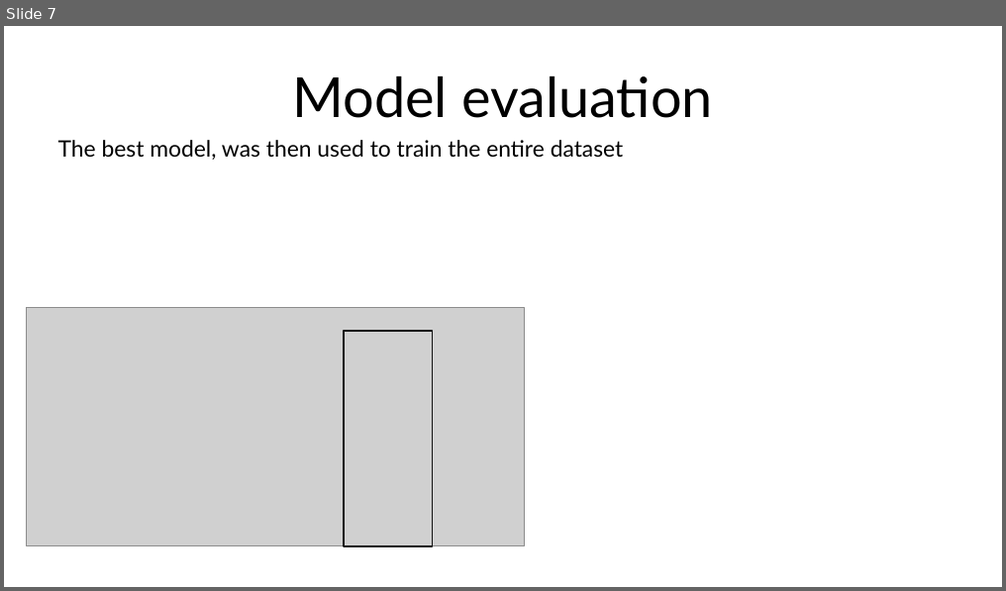
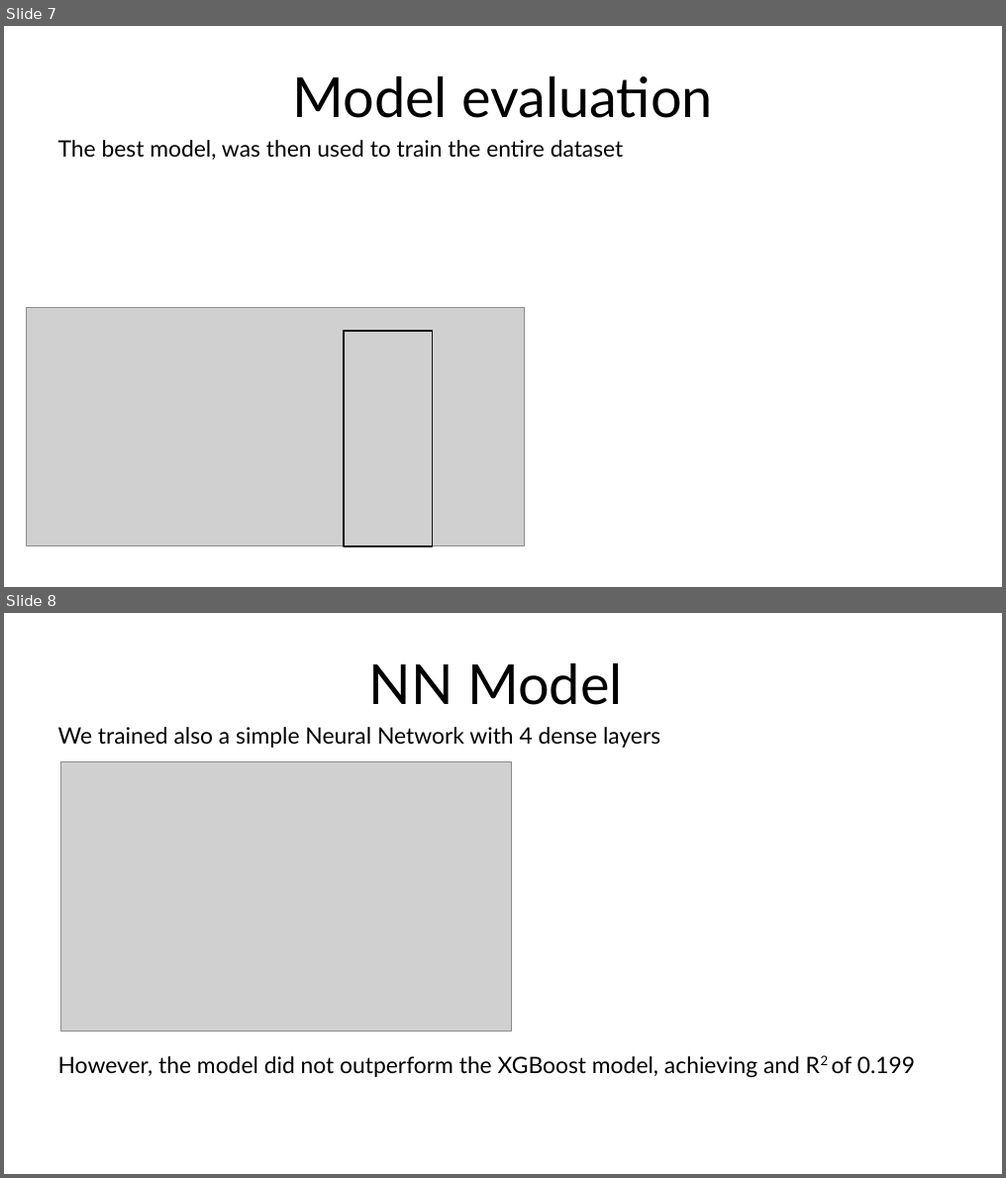
Before and after one commit to abourang/Zillow, a slide deck: presentation/Presentation.odp. Shown one above the other, each under a label of ours: slide 7 before the commit, slides 7 and 8 after it. The pictures are 1006x591 and 1006x1178 pixels, drawn with LibreOffice and Linux fonts; fonts in the diff are those of the drawing; grey boxes stand for pictures. Boxes give left, top, right and bottom in pixels: in the first picture for what was removed or moved away, otherwise in the second. Text is boxed around its words. In the diff, an @@ line names an element or a change of style, - is before the commit and + after.

Commit message:
updated presentation with model description

```diff
--- a/presentation/Presentation.odp
+++ b/presentation/Presentation.odp
@@ slide 8 added at (4,613,1002,1174), background #FFFFFF @@
@@ title added at (369,663,623,705), 44 pt, text #000000 @@
+NN Model
@@ text added at (58,727,660,748), 18 pt, text #000000 @@
+We trained also a simple Neural Network with 4 dense layers
@@ picture added at (61,761,511,1031) @@
@@ text added at (58,1057,915,1077), 18 pt, text #000000 @@
+However, the model did not outperform the XGBoost model, achieving and R2 of 0.199
```
Also in this commit, not shown: 8 other files.
